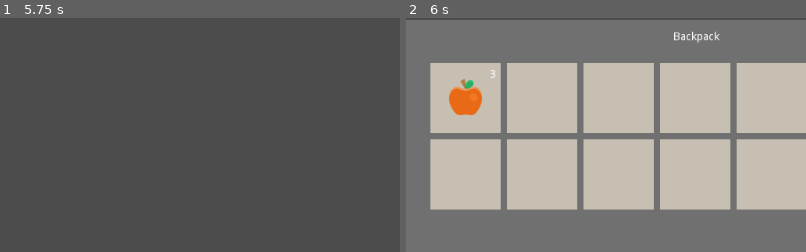
Above: before the commit, frames 1-2 (left to right).
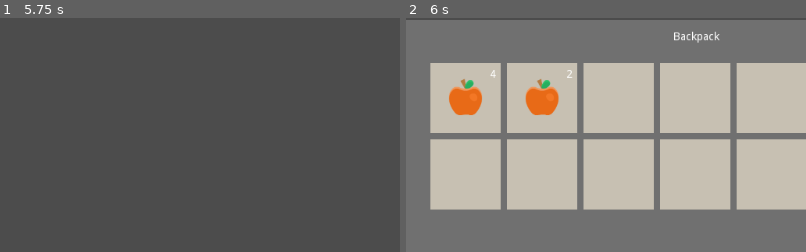
Above: after the commit, the same moments.

Repository: Whimfoome/godot-InventorySystem
Game: Godot game, scene res://World.tscn
The game is run twice, just before and just after one commit, with the same random seed, the same clock (stepped at 60 frames per second) and the same inputs. The engine's default icon, where the game draws it, is replaced by a stand-in: a white triangle on a blue panel in a dark square.
Inputs (mouse positions are % of the whole screen's width and height, from its top left):
- Up to frame 1 (5.75 s): click (2, 3) at 0.52 s; click "Container" at 1.25 s; click (2, 3) at 2.02 s; click "Container" at 2.75 s; click (2, 3) at 3.52 s; click "Container" at 4.25 s; click "X" at 5 s
- Up to frame 2 (6 s): tap Enter (ui_accept) at 5.75 s; move the mouse to (72, 45) at 5.77 s; click (72, 45) at 5.92 s
The pictures show only the part of the screen within x 14-64%, y 8-58%; the shares and areas given below are measured in that part.

Frame 1 is identical in both runs. In frame 2, 1.0% of the frame differs, in the area x 21-42%, y 22-42%.

Commit message:
empty slots are now null, instead of the default ones

Diff:
--- a/Inventory/InventoryComponent.gd
+++ b/Inventory/InventoryComponent.gd
@@ -14,27 +14,28 @@
 
 func _ready():
 	prepare_inventory()
-	if (start_items.size() == start_items_amount.size()) and (start_items.size() > 0):
+	if start_items.size() == start_items_amount.size() and start_items.size() > 0:
 		add_starting_items()
 
 
 func prepare_inventory():
 	if inv_slotstruct.size() <= 0:
 		for _i in range(inv_slots):
-			inv_slotstruct.append(IItem.new())
+			inv_slotstruct.append(null)
 			inv_slotstack.append(0)
 
 
 func add_to_inventory(struct:IItem, amount:int):
 	var _succ := false
-	if struct.i_stackable:
-		var returned_stack = has_partial_stack(struct)
-		if returned_stack[0]:
-			_succ = add_to_stack(struct, amount, returned_stack[1])
+	if struct != null:
+		if struct.i_stackable:
+			var returned_stack = has_partial_stack(struct)
+			if returned_stack[0]:
+				_succ = add_to_stack(struct, amount, returned_stack[1])
+			else:
+				_succ = create_stack(struct, amount)
 		else:
 			_succ = create_stack(struct, amount)
-	else:
-		_succ = create_stack(struct, amount)
 	return _succ
 
 
@@ -42,10 +43,11 @@
 	var loc_i: int = -1
 	var loc_b: bool = false
 	for i in range(inv_slotstack.size()):
-		if (inv_slotstruct[i].get_class() == struct.get_class()) and (inv_slotstack[i] < struct.i_maxstack):
-			loc_i = i
-			loc_b = true
-			break
+		if inv_slotstruct[i] != null:
+			if inv_slotstruct[i].i_name == struct.i_name and inv_slotstack[i] < struct.i_maxstack:
+				loc_i = i
+				loc_b = true
+				break
 	return [loc_b, loc_i]
 
 
@@ -65,26 +67,24 @@
 			add_to_inventory(struct, amount - 1)
 		else:
 			inv_slotstack[index] = amount
-		inv_slotstruct[index].queue_free()
 		inv_slotstruct[index] = struct
-		refresh_slots(index)
+		refresh_slot_at_index(index)
 		return true
 	else:
 		return false
 
 
-func add_to_stack(struct:IItem, amount:int, index:int):
+func add_to_stack(struct: IItem, amount:int, index:int):
 	var current_amount = inv_slotstack[index]
 	if (current_amount + amount) > inv_slotstruct[index].i_maxstack:
-		inv_slotstruct[index].queue_free()
-		inv_slotstruct[index] = struct
 		inv_slotstack[index] = struct.i_maxstack
 		var _calc = amount - (struct.i_maxstack - current_amount)
 		if add_to_inventory(struct, _calc):
-			refresh_slots(index)
+			refresh_slot_at_index(index)
 	else:
 		inv_slotstack[index] += amount
-		refresh_slots(index)
+		struct.queue_free()
+		refresh_slot_at_index(index)
 	return true
 
 
@@ -93,11 +93,12 @@
 		var _succ = add_to_inventory(load(start_items[i]).new(), start_items_amount[i])
 
 
-func inv_query(item_class: String, item_amount: int) -> bool:
+func inv_query(item_name: String, item_amount: int) -> bool:
 	var total: int = 0
 	for i in range(inv_slotstruct.size()):
-		if inv_slotstruct[i].get_class() == item_class:
-			total += inv_slotstack[i]
+		if inv_slotstruct[i] != null:
+			if inv_slotstruct[i].i_name == item_name:
+				total += inv_slotstack[i]
 	return total >= item_amount
 
 
@@ -106,10 +107,10 @@
 		inv_slotstruct[index].i_use(interactor)
 		if inv_slotstruct[index].i_consumable:
 			inv_slotstack[index] -= 1
-			refresh_slots(index)
+			refresh_slot_at_index(index)
 
 
-func refresh_slots(index: int):
+func refresh_slot_at_index(index: int):
 	if get_children() != []:
 		get_children()[0].slot_list[index].refresh_slot()
 
--- a/Inventory/UI/ItemSlot.gd
+++ b/Inventory/UI/ItemSlot.gd
@@ -15,11 +15,15 @@
 
 
 func refresh_slot():
-	if inventory_comp.inv_slotstruct[slot_index] == null:
-		inventory_comp.inv_slotstruct[slot_index] = IItem.new()
-
 	item_struct = inventory_comp.inv_slotstruct[slot_index]
 	stack_amount = inventory_comp.inv_slotstack[slot_index]
+
+	if item_struct != null:
+		ui_image.texture = item_struct.i_image
+		ui_stackamount.text = str(stack_amount)
+	else:
+		stack_amount = 0
+		inventory_comp.inv_slotstack[slot_index] = 0
 
 	if stack_amount <= 0:
 		stack_amount = 0
@@ -27,29 +31,29 @@
 
 		ui_image.visible = false
 		ui_stackamount.visible = false
+
+		if item_struct != null:
+			item_struct.queue_free()
 	else:
 		ui_image.visible = true
 		ui_stackamount.visible = true
 
-	ui_image.texture = item_struct.i_image
-	ui_stackamount.text = str(stack_amount)
 
-
-func _on_Button_gui_input(event):
+func _on_gui_input_signal(event):
 	if event is InputEventMouseButton:
 		# not event.pressed means released
 		if event.button_index == BUTTON_LEFT and not event.pressed:
 			pass
 		elif event.button_index == BUTTON_RIGHT and not event.pressed:
-			if inventory_comp.inv_slotstack[slot_index] > 0:
+			if inventory_comp.inv_slotstruct[slot_index] != null:
 				var interactor_inventory_comp = inventory_comp.interactor.get_node("InventoryComponent")
 
 				if inventory_comp == interactor_inventory_comp:
-					item_struct.i_use(inventory_comp.interactor)
-					if item_struct.i_consumable:
-						inventory_comp.inv_slotstack[slot_index] -= 1
-						refresh_slot()
-				else:
-					if interactor_inventory_comp.add_to_inventory(item_struct, stack_amount):
-						inventory_comp.inv_slotstack[slot_index] = 0
-						refresh_slot()
+					inventory_comp.use_item_at_slot(slot_index)
+				elif interactor_inventory_comp.add_to_inventory(item_struct, stack_amount):
+					inventory_comp.inv_slotstruct[slot_index] = null
+					inventory_comp.inv_slotstack[slot_index] = 0
+					print("hellooooo")
+					refresh_slot()
+			else:
+				refresh_slot()
--- a/Inventory/UI/ItemSlot.tscn
+++ b/Inventory/UI/ItemSlot.tscn
@@ -25,6 +25,7 @@
 margin_top = 5.0
 margin_right = -4.99999
 margin_bottom = -4.99999
+mouse_filter = 2
 __meta__ = {
 "_edit_use_anchors_": false
 }
@@ -51,16 +52,4 @@
 __meta__ = {
 "_edit_use_anchors_": false
 }
-
-[node name="Button" type="Button" parent="Background"]
-anchor_right = 1.0
-anchor_bottom = 1.0
-focus_mode = 0
-shortcut_in_tooltip = false
-button_mask = 3
-enabled_focus_mode = 0
-flat = true
-__meta__ = {
-"_edit_use_anchors_": false
-}
-[connection signal="gui_input" from="Background/Button" to="." method="_on_Button_gui_input"]
+[connection signal="gui_input" from="Background" to="." method="_on_gui_input_signal"]
--- a/Player.gd
+++ b/Player.gd
@@ -9,8 +9,7 @@
 		$InventoryComponent.toggle_window(self, "InventoryWindow", "res://Inventory/UI/InventoryWindow.tscn")
 
 	if event.is_action_pressed("ui_cancel"):
-		var item_query = load("res://Inventory/Items/Item_Apple.gd").new()
-		if $InventoryComponent.inv_query(item_query.get_class(), 2):
+		if $InventoryComponent.inv_query("Apple", 2):
 			print("it has 2 apples or more")
 		else:
 			print("doesn't have 2 apples")
--- a/Player.tscn
+++ b/Player.tscn
@@ -11,3 +11,5 @@
 [node name="InventoryComponent" parent="." instance=ExtResource( 1 )]
 inv_name = "Backpack"
 inv_slots = 14
+start_items = [ "res://Inventory/Items/Item_Apple.gd" ]
+start_items_amount = [ 3 ]
--- a/World.tscn
+++ b/World.tscn
@@ -7,55 +7,6 @@
 [node name="World" type="Node2D"]
 
 [node name="Player" parent="." instance=ExtResource( 4 )]
-
-[node name="Items" type="Control" parent="."]
-margin_right = 40.0
-margin_bottom = 40.0
-__meta__ = {
-"_edit_use_anchors_": false
-}
-
-[node name="AppleItems" type="Control" parent="Items"]
-margin_right = 40.0
-margin_bottom = 40.0
-
-[node name="AddItem" parent="Items/AppleItems" instance=ExtResource( 3 )]
-directory = "res://Inventory/Items/Item_Apple.gd"
-
-[node name="AddItem2" parent="Items/AppleItems" instance=ExtResource( 3 )]
-directory = "res://Inventory/Items/Item_Apple.gd"
-
-[node name="AddItem3" parent="Items/AppleItems" instance=ExtResource( 3 )]
-directory = "res://Inventory/Items/Item_Apple.gd"
-
-[node name="AddItem4" parent="Items/AppleItems" instance=ExtResource( 3 )]
-directory = "res://Inventory/Items/Item_Apple.gd"
-
-[node name="AddItem5" parent="Items/AppleItems" instance=ExtResource( 3 )]
-directory = "res://Inventory/Items/Item_Apple.gd"
-
-[node name="MushroomItems" type="Control" parent="Items"]
-margin_top = 50.0
-margin_right = 40.0
-margin_bottom = 90.0
-__meta__ = {
-"_edit_use_anchors_": false
-}
-
-[node name="AddItem6" parent="Items/MushroomItems" instance=ExtResource( 3 )]
-directory = "res://Inventory/Items/Item_Mushroom.gd"
-
-[node name="AddItem7" parent="Items/MushroomItems" instance=ExtResource( 3 )]
-directory = "res://Inventory/Items/Item_Mushroom.gd"
-
-[node name="AddItem8" parent="Items/MushroomItems" instance=ExtResource( 3 )]
-directory = "res://Inventory/Items/Item_Mushroom.gd"
-
-[node name="AddItem9" parent="Items/MushroomItems" instance=ExtResource( 3 )]
-directory = "res://Inventory/Items/Item_Mushroom.gd"
-
-[node name="AddItem10" parent="Items/MushroomItems" instance=ExtResource( 3 )]
-directory = "res://Inventory/Items/Item_Mushroom.gd"
 
 [node name="Container" parent="." instance=ExtResource( 1 )]
 margin_left = 58.4958
@@ -67,4 +18,51 @@
 start_items = [ "res://Inventory/Items/Item_Apple.gd", "res://Inventory/Items/Item_Mushroom.gd" ]
 start_items_amount = [ 4, 1 ]
 
+[node name="Items" type="Control" parent="."]
+margin_right = 40.0
+margin_bottom = 40.0
+__meta__ = {
+"_edit_use_anchors_": false
+}
+
+[node name="AddItem" parent="Items" instance=ExtResource( 3 )]
+directory = "res://Inventory/Items/Item_Apple.gd"
+
+[node name="AddItem2" parent="Items" instance=ExtResource( 3 )]
+directory = "res://Inventory/Items/Item_Apple.gd"
+
+[node name="AddItem3" parent="Items" instance=ExtResource( 3 )]
+directory = "res://Inventory/Items/Item_Apple.gd"
+
+[node name="AddItem4" parent="Items" instance=ExtResource( 3 )]
+directory = "res://Inventory/Items/Item_Apple.gd"
+
+[node name="AddItem5" parent="Items" instance=ExtResource( 3 )]
+directory = "res://Inventory/Items/Item_Apple.gd"
+
+[node name="AddItem6" parent="Items" instance=ExtResource( 3 )]
+margin_top = 50.0
+margin_bottom = 90.0
+directory = "res://Inventory/Items/Item_Mushroom.gd"
+
+[node name="AddItem7" parent="Items" instance=ExtResource( 3 )]
+margin_top = 50.0
+margin_bottom = 90.0
+directory = "res://Inventory/Items/Item_Mushroom.gd"
+
+[node name="AddItem8" parent="Items" instance=ExtResource( 3 )]
+margin_top = 50.0
+margin_bottom = 90.0
+directory = "res://Inventory/Items/Item_Mushroom.gd"
+
+[node name="AddItem9" parent="Items" instance=ExtResource( 3 )]
+margin_top = 50.0
+margin_bottom = 90.0
+directory = "res://Inventory/Items/Item_Mushroom.gd"
+
+[node name="AddItem10" parent="Items" instance=ExtResource( 3 )]
+margin_top = 50.0
+margin_bottom = 90.0
+directory = "res://Inventory/Items/Item_Mushroom.gd"
+
 [editable path="Container"]
